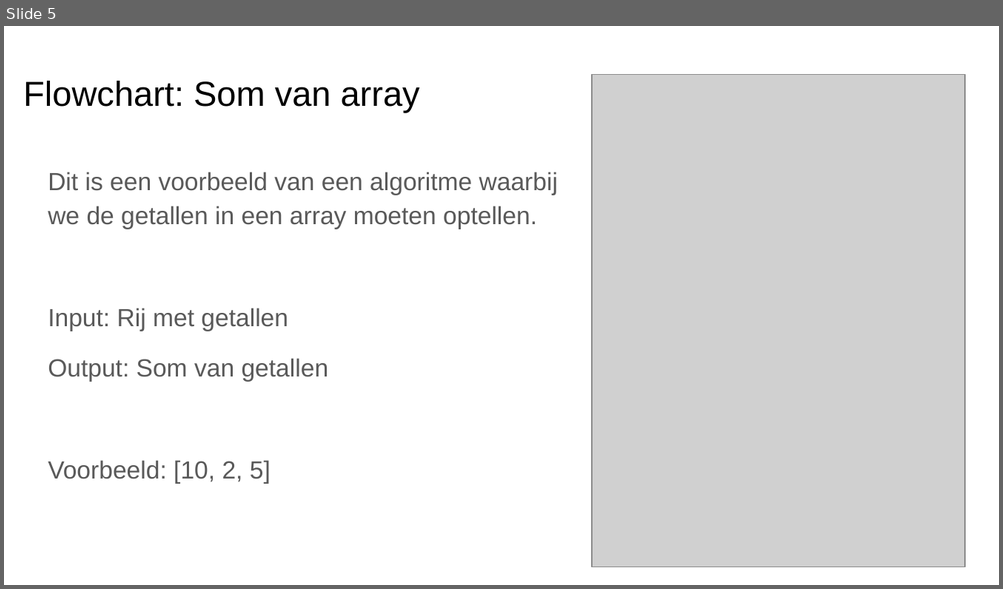
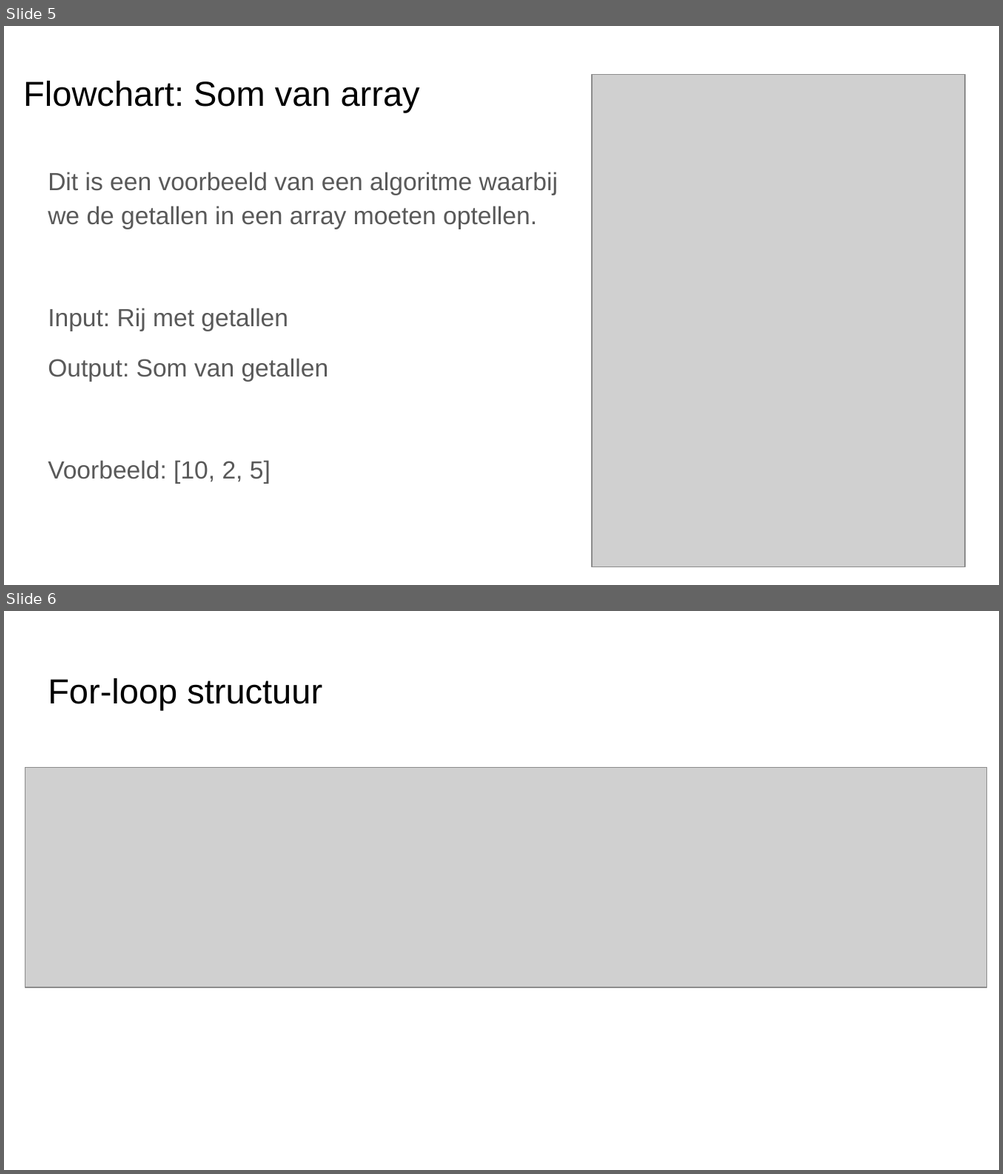
Before and after one commit to emmauscollege/emmauscollege.github.io, a slide deck: methode/static/theorie/algoritmen/T4.3.pptx. Shown one above the other, each under a label of ours: slide 5 before the commit, slides 5 and 6 after it. The pictures are 1003x589 and 1003x1174 pixels, drawn with LibreOffice and Linux fonts; fonts in the diff are those of the drawing; grey boxes stand for pictures. Boxes give left, top, right and bottom in pixels: in the first picture for what was removed or moved away, otherwise in the second. Text is boxed around its words. In the diff, an @@ line names an element or a change of style, - is before the commit and + after.

```diff
--- a/methode/static/theorie/algoritmen/T4.3.pptx
+++ b/methode/static/theorie/algoritmen/T4.3.pptx
@@ slide 6 added at [4, 611, 999, 1170], background #FFFFFF @@
@@ title added at [48, 678, 322, 710], 25.2 pt, text #000000 @@
+For-loop structuur
@@ picture added at [25, 767, 987, 988] @@
```
Also in this commit, not shown: 1 other slide added, 2 other files.
